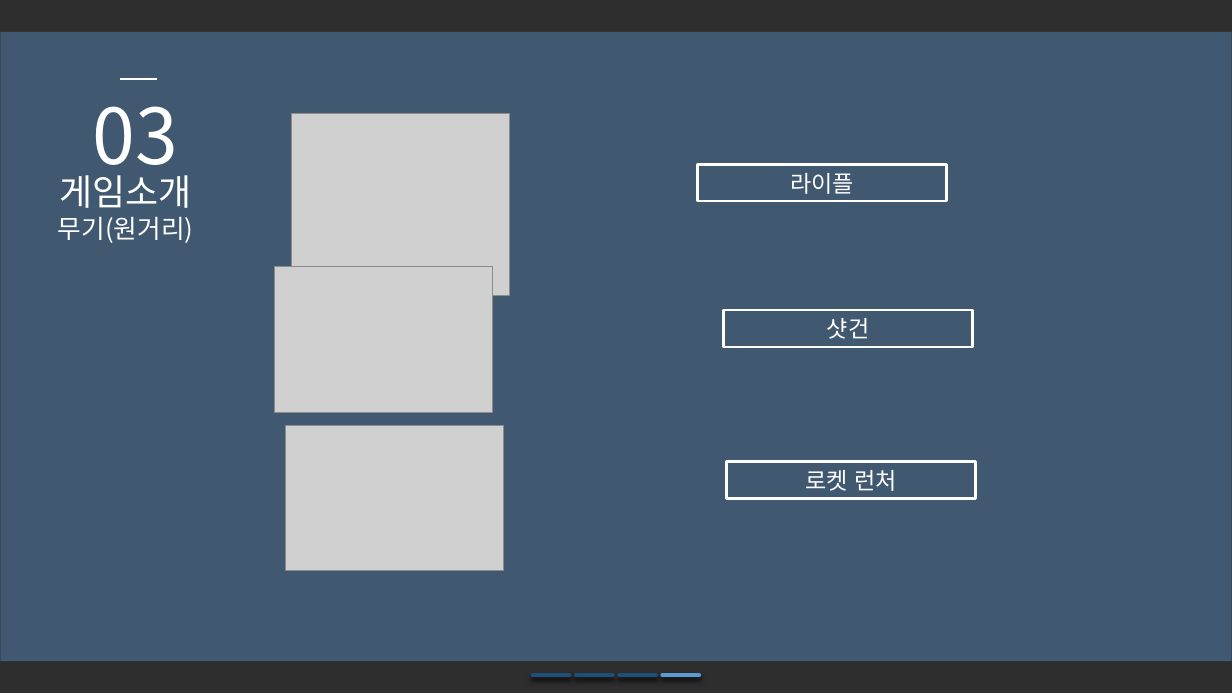
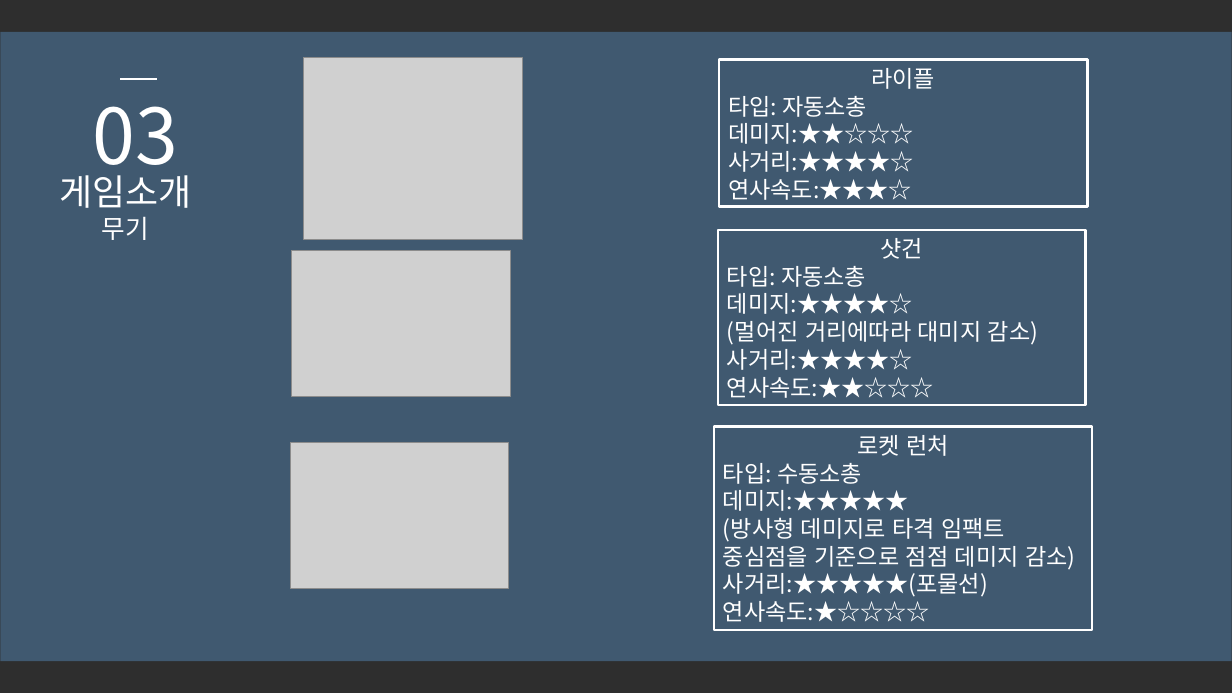
Before and after one commit to SuperTaeJun/GraduationWork, a slide deck: slide 10 of 졸업작품 제안서/졸업작품 제안서ver3.pptx. Drawn at 1232x693 pixels with LibreOffice and Linux fonts; fonts in the diff are those of the drawing; grey boxes stand for pictures; background and template pictures are left out; a plain dark background stands for a picture behind light text. Boxes give left, top, right and bottom in pixels: in the first picture for what was removed or moved away, otherwise in the second. Text is boxed around its words. In the diff, an @@ line names an element or a change of style, - is before the commit and + after.

```diff
--- a/졸업작품 제안서/졸업작품 제안서ver3.pptx
+++ b/졸업작품 제안서/졸업작품 제안서ver3.pptx
@@ picture: place and size @@
-picture at [291,114,509,296]
+picture at [304,58,522,240]
@@ rectangle "라이플": place and size @@
-rectangle "라이플" at [698,165,946,201]
+rectangle "라이플" at [719,60,1088,207]
@@ text in rectangle at [728,96,914,200]: paragraphs added @@
+타입: 자동소총
+데미지:★★☆☆☆
+사거리:★★★★☆
+연사속도:★★★☆
@@ text at [101,216,148,240]: text changed @@
-무기(원거리)
+무기
@@ rectangle "샷건": place and size @@
-rectangle "샷건" at [724,311,972,348]
+rectangle "샷건" at [718,230,1086,406]
@@ picture: place and size @@
-picture at [274,266,493,411]
+picture at [292,251,510,396]
@@ text in rectangle at [727,266,1038,398]: paragraphs added @@
+타입: 자동소총
+데미지:★★★★☆
+(멀어진 거리에따라 대미지 감소)
+사거리:★★★★☆
+연사속도:★★☆☆☆
@@ picture: place and size @@
-picture at [286,425,504,570]
+picture at [290,443,508,588]
@@ rectangle "로켓 런처": place and size @@
-rectangle "로켓 런처" at [726,462,975,499]
+rectangle "로켓 런처" at [714,427,1092,630]
@@ text in rectangle at [723,463,1075,622]: paragraphs added @@
+타입: 수동소총
+데미지:★★★★★
+(방사형 데미지로 타격 임팩트 중심점을 기준으로 점점 데미지 감소)
+사거리:★★★★★(포물선)
+연사속도:★☆☆☆☆
@@ line removed from (533, 676) to (569, 676) @@
@@ line removed from (577, 676) to (613, 676) @@
@@ line removed from (619, 676) to (656, 676) @@
@@ line removed from (663, 676) to (699, 676) @@
```
Also in this commit, not shown: 3 other slides changed, 1 slide removed.
